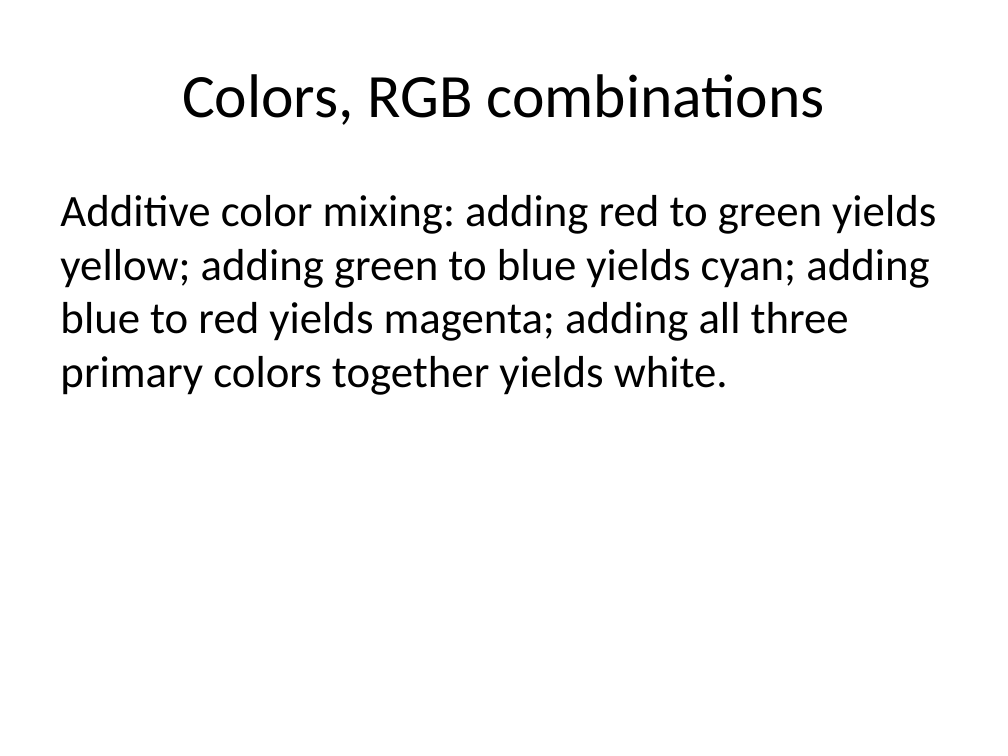
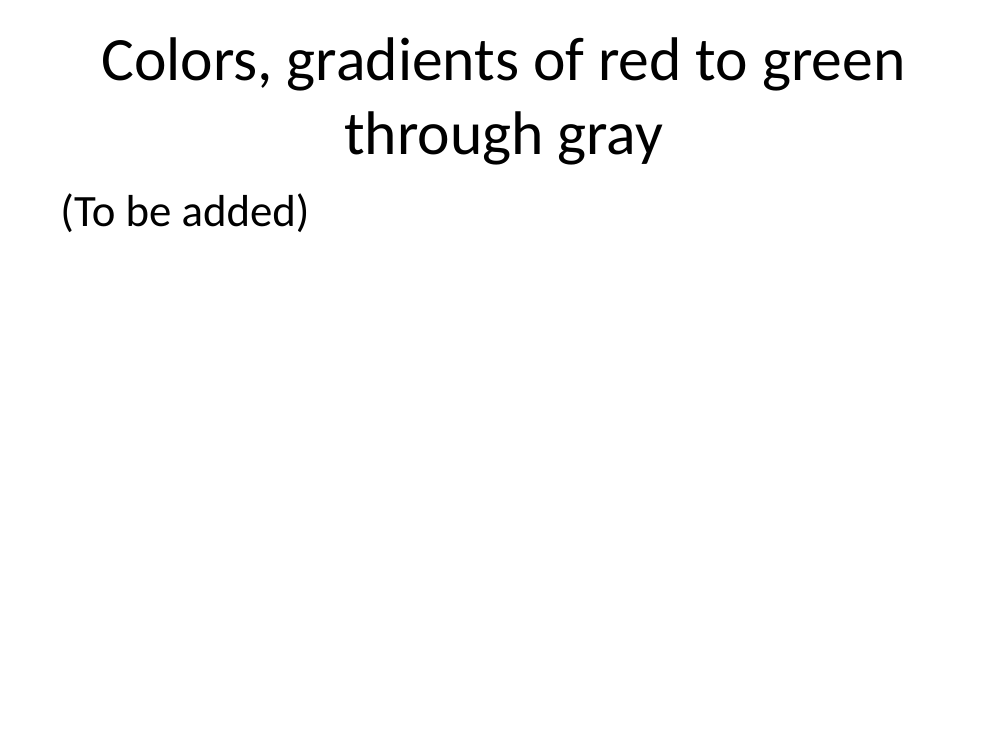
Before and after one commit to pmean/data-visualization, a slide deck: slide 19 of data-viz-02/component/tutorial-colors.pptx. Drawn at 1008x756 pixels with LibreOffice and Linux fonts; fonts in the diff are those of the drawing. Boxes give left, top, right and bottom in pixels: in the first picture for what was removed or moved away, otherwise in the second. Text is boxed around its words. In the diff, an @@ line names an element or a change of style, - is before the commit and + after.

```diff
--- a/data-viz-02/component/tutorial-colors.pptx
+++ b/data-viz-02/component/tutorial-colors.pptx
@@ title at box(101, 37, 905, 165): text changed @@
-Colors, RGB combinations
+Colors, gradients of red to green through gray
@@ text at box(60, 193, 310, 232): text changed @@
-Additive color mixing: adding red to green yields yellow; adding green to blue yields cyan; adding blue to red yields magenta; adding all three primary colors together yields white.
+(To be added)
```
Also in this commit, not shown: 3 other slides changed, 3 slides added, 3 slides removed, 11 other files.
